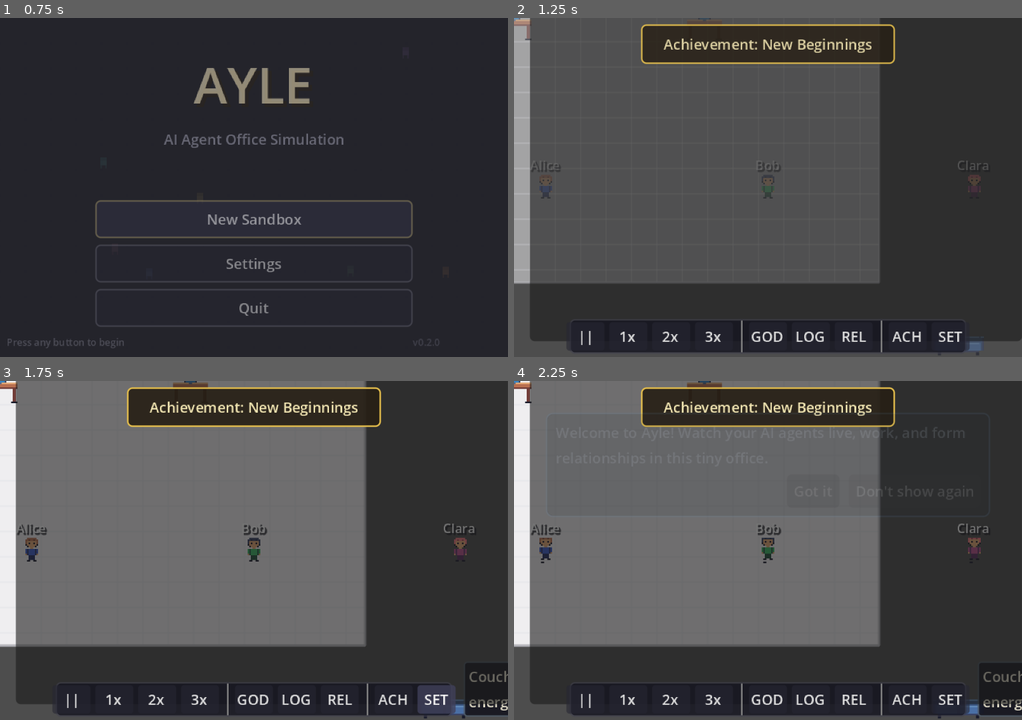
Above: before the commit, frames 1-4 (two rows, left to right).
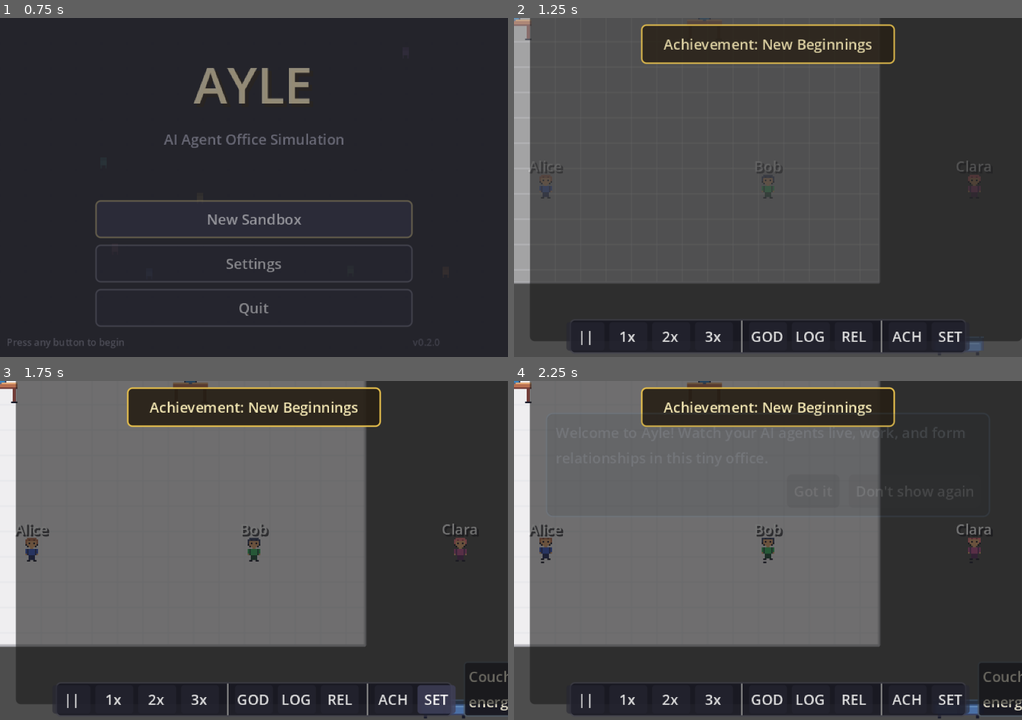
Above: after the commit, the same moments.

Repository: rsanandres/ayle
Game: Godot game, scene res://scenes/ui/main_menu.tscn
Two runs of this game, one before a commit and one after it. Both use one fixed random seed, a clock stepped at 60 frames per second and the inputs below.
Inputs (mouse positions are in pixels of both pictures, inside the frame that each line leads up to):
- Up to frame 1 (0.75 s): click "New Sandbox" at 0.5 s
- Up to frame 2 (1.25 s): no input
- Up to frame 3 (1.75 s): tap Enter at 1.25 s; drag from (193, 391) to (447, 709) at 1.27 s
- Up to frame 4 (2.25 s): click "Don't show again" at 2 s

Frame 1 is identical in both runs. In frame 2, 0.1% of the frame differs, in the area x 2-94%, y 42-46%; in frame 3, 0.3%, in the area x 3-94%, y 42-46%; in frame 4, 0.3%.

Commit message:
Fix speech bubbles: dark background panel, larger fonts, speaker name tag
Speech was white text on white floor — now uses styled PanelContainer with
dark semi-transparent background, agent-colored name tag, and word wrap.
Also bumped all agent.tscn font sizes from 7-8pt to 9pt.

Co-Authored-By: Claude Opus 4.6 <noreply@anthropic.com>

Diff:
--- a/scenes/agents/agent.gd
+++ b/scenes/agents/agent.gd
@@ -37,6 +37,8 @@
 var _hover_tooltip: PanelContainer = null
 var _is_hovered: bool = false
 var _behavior_modifiers: Array[Dictionary] = []  # {type, target, duration_days, days_remaining, source}
+var _speech_panel: PanelContainer = null
+var _speech_label: Label = null
 
 @onready var needs: AgentNeeds = $AgentNeeds
 @onready var heuristic_brain: HeuristicBrain = $HeuristicBrain
@@ -79,6 +81,7 @@
 	EventBus.agent_selected.connect(_on_global_agent_selected)
 	EventBus.agent_deselected.connect(_on_global_agent_deselected)
 	_setup_hover_tooltip()
+	_setup_speech_panel()
 
 
 func _exit_tree() -> void:
@@ -113,18 +116,84 @@
 
 
 func show_speech(text: String, duration: float = 3.0) -> void:
-	speech_bubble.text = text
-	speech_bubble.visible = true
-	if _speech_tween and _speech_tween.is_valid():
-		_speech_tween.kill()
-	speech_bubble.modulate.a = 1.0
-	_speech_tween = create_tween()
-	_speech_tween.tween_interval(duration)
-	_speech_tween.tween_property(speech_bubble, "modulate:a", 0.0, 0.5)
-	_speech_tween.tween_callback(func() -> void:
-		speech_bubble.visible = false
+	if _speech_panel:
+		_speech_label.text = text
+		_speech_panel.visible = true
+		if _speech_tween and _speech_tween.is_valid():
+			_speech_tween.kill()
+		_speech_panel.modulate.a = 1.0
+		_speech_tween = create_tween()
+		_speech_tween.tween_interval(duration)
+		_speech_tween.tween_property(_speech_panel, "modulate:a", 0.0, 0.5)
+		_speech_tween.tween_callback(func() -> void:
+			_speech_panel.visible = false
+			_speech_panel.modulate.a = 1.0
+		)
+	else:
+		# Fallback to raw label
+		speech_bubble.text = text
+		speech_bubble.visible = true
+		if _speech_tween and _speech_tween.is_valid():
+			_speech_tween.kill()
 		speech_bubble.modulate.a = 1.0
-	)
+		_speech_tween = create_tween()
+		_speech_tween.tween_interval(duration)
+		_speech_tween.tween_property(speech_bubble, "modulate:a", 0.0, 0.5)
+		_speech_tween.tween_callback(func() -> void:
+			speech_bubble.visible = false
+			speech_bubble.modulate.a = 1.0
+		)
+
+
+func _setup_speech_panel() -> void:
+	# Hide the raw label — we replace it with a styled panel
+	speech_bubble.visible = false
+
+	_speech_panel = PanelContainer.new()
+	_speech_panel.visible = false
+	_speech_panel.z_index = 10
+	_speech_panel.position = Vector2(-75, -58)
+	_speech_panel.custom_minimum_size = Vector2(150, 0)
+	_speech_panel.mouse_filter = Control.MOUSE_FILTER_IGNORE
+
+	var style := StyleBoxFlat.new()
+	style.bg_color = Color(0.08, 0.08, 0.12, 0.88)
+	style.border_color = Color(0.35, 0.4, 0.5, 0.7)
+	style.set_border_width_all(1)
+	style.set_corner_radius_all(3)
+	style.set_content_margin_all(4)
+	_speech_panel.add_theme_stylebox_override("panel", style)
+
+	_speech_label = Label.new()
+	_speech_label.add_theme_font_size_override("font_size", 9)
+	_speech_label.add_theme_color_override("font_color", Color(0.95, 0.93, 0.88))
+	_speech_label.autowrap_mode = TextServer.AUTOWRAP_WORD_SMART
+	_speech_label.horizontal_alignment = HORIZONTAL_ALIGNMENT_CENTER
+	_speech_label.custom_minimum_size = Vector2(140, 0)
+	_speech_panel.add_child(_speech_label)
+
+	# Speaker name tag
+	var name_tag := Label.new()
+	name_tag.name = "SpeakerTag"
+	name_tag.text = agent_name
+	name_tag.add_theme_font_size_override("font_size", 9)
+	name_tag.add_theme_color_override("font_color", agent_color.lightened(0.3))
+	name_tag.horizontal_alignment = HORIZONTAL_ALIGNMENT_LEFT
+	# Insert name tag before the speech text
+	_speech_panel.add_child(name_tag)
+	_speech_panel.move_child(name_tag, 0)
+
+	# Use VBoxContainer to stack name + text
+	var vbox := VBoxContainer.new()
+	vbox.add_theme_constant_override("separation", 1)
+	vbox.mouse_filter = Control.MOUSE_FILTER_IGNORE
+	_speech_panel.remove_child(name_tag)
+	_speech_panel.remove_child(_speech_label)
+	vbox.add_child(name_tag)
+	vbox.add_child(_speech_label)
+	_speech_panel.add_child(vbox)
+
+	add_child(_speech_panel)
 
 
 func enter_talking_state() -> void:
--- a/scenes/agents/agent.tscn
+++ b/scenes/agents/agent.tscn
@@ -55,7 +55,7 @@
 offset_top = -20.0
 offset_right = 20.0
 offset_bottom = -10.0
-theme_override_font_sizes/font_size = 8
+theme_override_font_sizes/font_size = 9
 theme_override_colors/font_color = Color(0.92, 0.88, 0.8, 0.9)
 theme_override_colors/font_shadow_color = Color(0.1, 0.1, 0.13, 0.7)
 theme_override_constants/shadow_offset_x = 1
@@ -69,7 +69,7 @@
 offset_top = -36.0
 offset_right = 50.0
 offset_bottom = -22.0
-theme_override_font_sizes/font_size = 7
+theme_override_font_sizes/font_size = 9
 theme_override_colors/font_color = Color(0.8, 0.8, 0.95, 0.85)
 theme_override_colors/font_shadow_color = Color(0.1, 0.1, 0.13, 0.8)
 theme_override_constants/shadow_offset_x = 1
@@ -80,11 +80,11 @@
 
 [node name="SpeechBubble" type="Label" parent="."]
 visible = false
-offset_left = -60.0
-offset_top = -48.0
-offset_right = 60.0
-offset_bottom = -28.0
-theme_override_font_sizes/font_size = 8
+offset_left = -70.0
+offset_top = -52.0
+offset_right = 70.0
+offset_bottom = -24.0
+theme_override_font_sizes/font_size = 9
 theme_override_colors/font_color = Color(1.0, 1.0, 1.0, 0.95)
 theme_override_colors/font_shadow_color = Color(0.1, 0.1, 0.13, 0.9)
 theme_override_constants/shadow_offset_x = 1
@@ -99,7 +99,7 @@
 offset_top = -30.0
 offset_right = 12.0
 offset_bottom = -20.0
-theme_override_font_sizes/font_size = 7
+theme_override_font_sizes/font_size = 9
 theme_override_colors/font_shadow_color = Color(0.1, 0.1, 0.13, 0.7)
 theme_override_constants/shadow_offset_x = 1
 theme_override_constants/shadow_offset_y = 1
